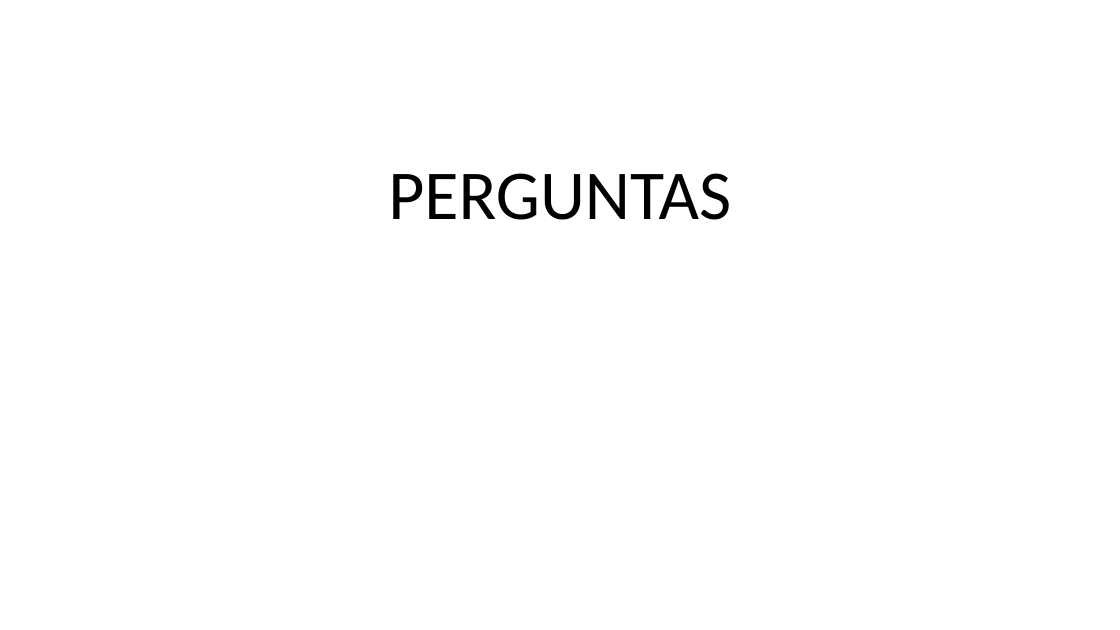
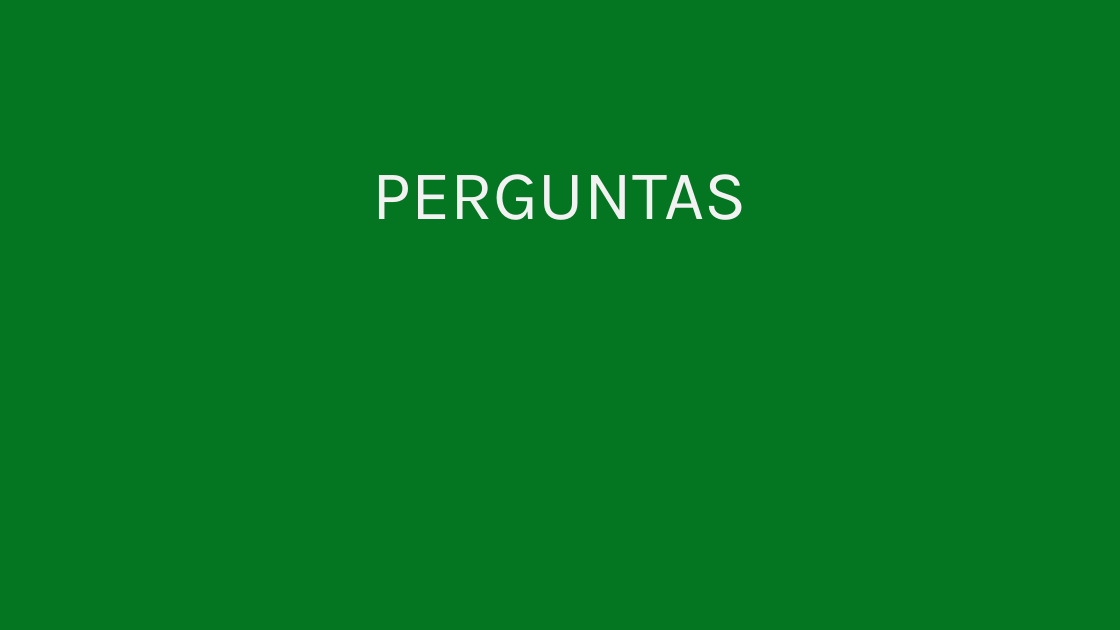
Before and after one commit to zeciola/Help_Here, a slide deck: slide 10 of APRESENTAÇÃO PFC/PFC.pptx (slide 6 before the commit). Drawn at 1120x630 pixels with LibreOffice and Linux fonts; fonts in the diff are those of the drawing. Boxes give left, top, right and bottom in pixels: in the first picture for what was removed or moved away, otherwise in the second. Text is boxed around its words. In the diff, an @@ line names an element or a change of style, - is before the commit and + after.

```diff
--- a/APRESENTAÇÃO PFC/PFC.pptx
+++ b/APRESENTAÇÃO PFC/PFC.pptx
@@ background #FFFFFF to #047622 @@
@@ title "PERGUNTAS" at <box>373,174,747,220</box>: font Calibri to Karla, text colour #000000 to #F2F2F2 @@
```
Also in this commit, not shown: 2 other slides changed, 9 slides added, 5 slides removed, 53 other files.
